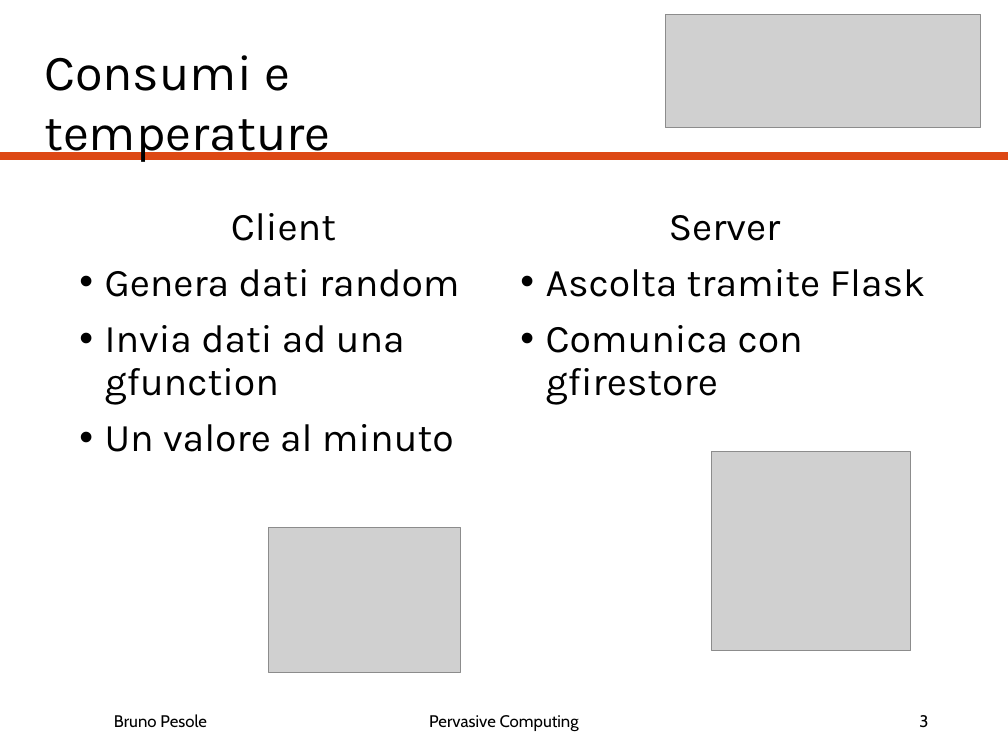
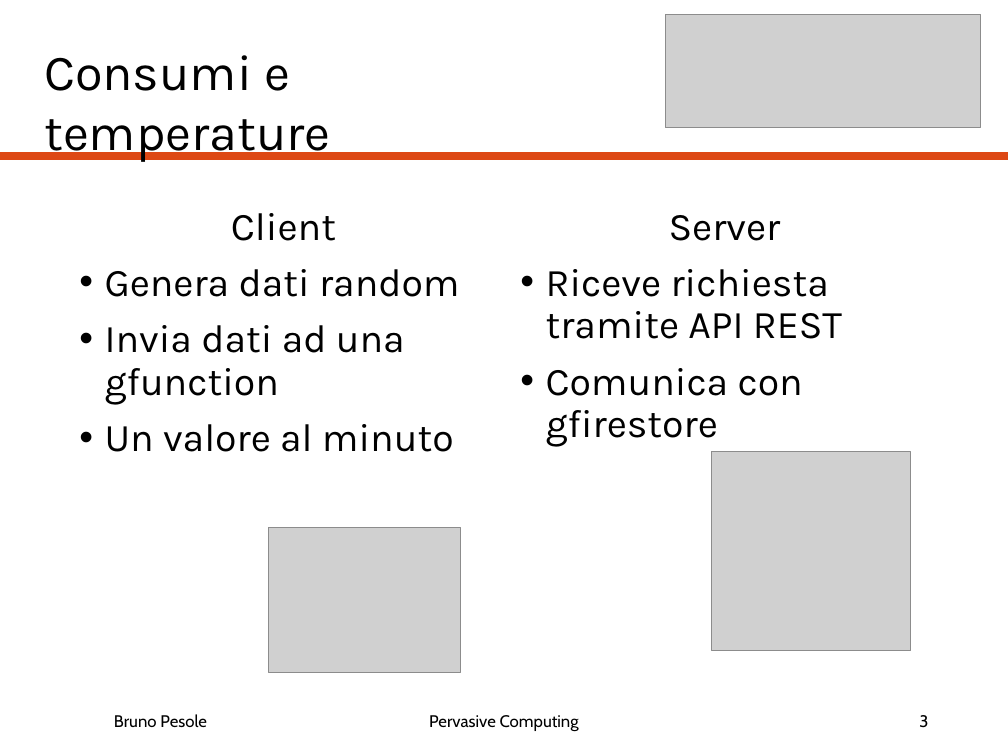
Before and after one commit to magicoderx/HomeGuard, a slide deck: slide 3 of docs/Presentazione.pptx. Drawn at 1008x756 pixels with LibreOffice and Linux fonts; fonts in the diff are those of the drawing; grey boxes stand for pictures. Boxes give left, top, right and bottom in pixels: in the first picture for what was removed or moved away, otherwise in the second. Text is boxed around its words. In the diff, an @@ line names an element or a change of style, - is before the commit and + after.

Commit message:
Update cloud functions without Flask

```diff
--- a/docs/Presentazione.pptx
+++ b/docs/Presentazione.pptx
@@ text at [546, 269, 842, 339]: text changed @@
-• Ascolta tramite Flask
+• Riceve richiesta tramite API REST
```
Also in this commit, not shown: 1 other slide changed, 5 other files.
